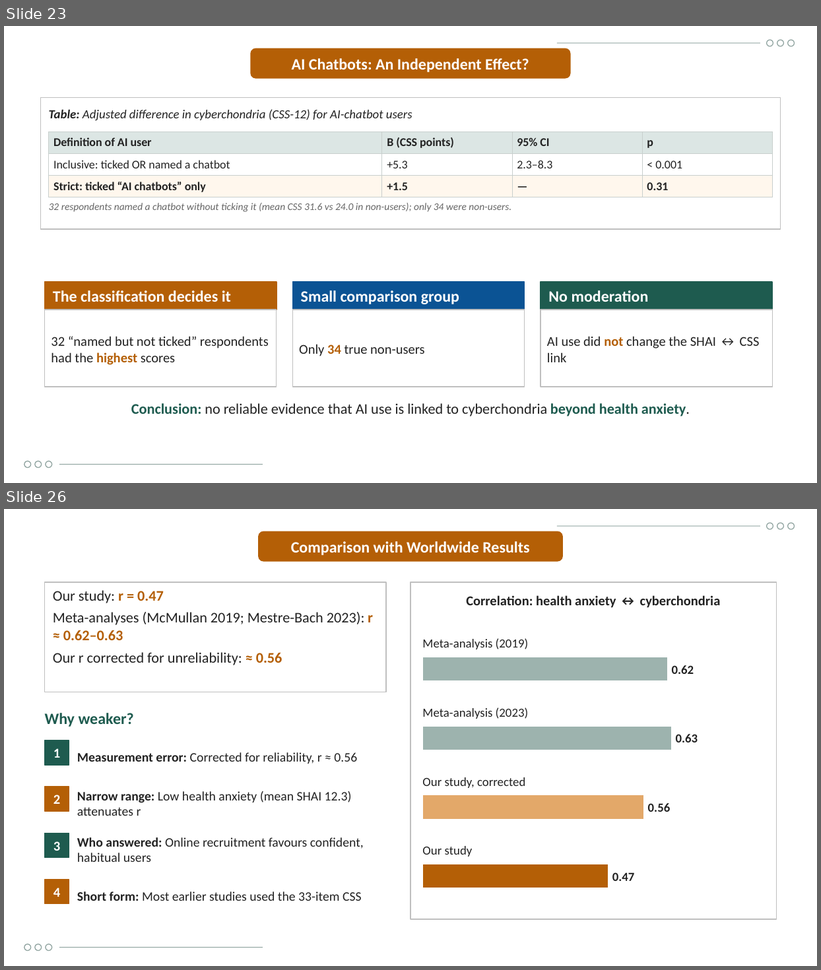
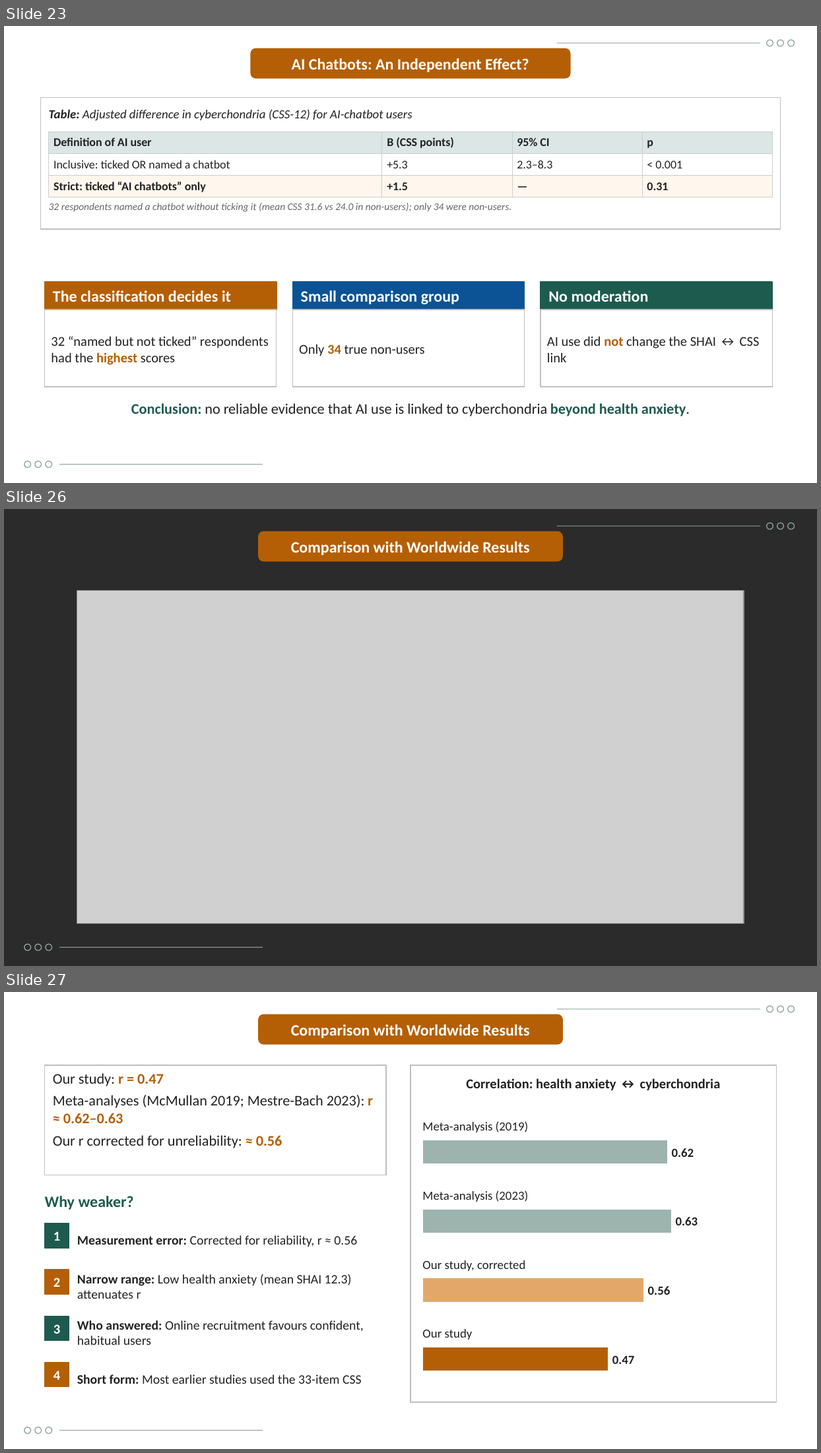
Before and after one commit to Yaseen279/History-Exam, a slide deck: research/output/study/Defence_Presentation_UOBCOM.pptx. Shown one above the other, each under a label of ours: slides 23 and 26 before the commit, slides 23, 26 and 27 after it; the slides between them are not shown. The pictures are 821x970 and 821x1453 pixels, drawn with LibreOffice and Linux fonts; fonts in the diff are those of the drawing; grey boxes stand for pictures; background and template pictures are left out; a plain dark background stands for a picture behind light text. Boxes give left, top, right and bottom in pixels: in the first picture for what was removed or moved away, otherwise in the second. Text is boxed around its words. In the diff, an @@ line names an element or a change of style, - is before the commit and + after.

```diff
--- a/research/output/study/Defence_Presentation_UOBCOM.pptx
+++ b/research/output/study/Defence_Presentation_UOBCOM.pptx
@@ slide 26 added at bbox=[4, 509, 817, 966], background picture (left out) @@
@@ line added from (557, 526) to (760, 526), #8FA39F 0.5 pt @@
@@ ellipse added at bbox=[767, 523, 773, 529], outline #8FA39F 0.75 pt @@
@@ ellipse added at bbox=[778, 523, 783, 529], outline #8FA39F 0.75 pt @@
@@ ellipse added at bbox=[788, 523, 795, 529], outline #8FA39F 0.75 pt @@
@@ rounded rectangle added at bbox=[259, 531, 562, 561], fill #B45F06, outline #B45F06 1 pt @@
@@ text added at bbox=[291, 541, 529, 555], 14 pt, text #FFFFFF, bold @@
+Comparison with Worldwide Results
@@ picture added at bbox=[77, 590, 744, 923] @@
@@ ellipse added at bbox=[24, 945, 31, 951], outline #8FA39F 0.75 pt @@
@@ ellipse added at bbox=[35, 945, 42, 951], outline #8FA39F 0.75 pt @@
@@ ellipse added at bbox=[46, 945, 52, 951], outline #8FA39F 0.75 pt @@
@@ line added from (59, 947) to (263, 947), #8FA39F 0.5 pt @@
@@ what was slide 26 is now slide 27 @@
```
Also in this commit, not shown: 9 slides changed, 14 other files.
